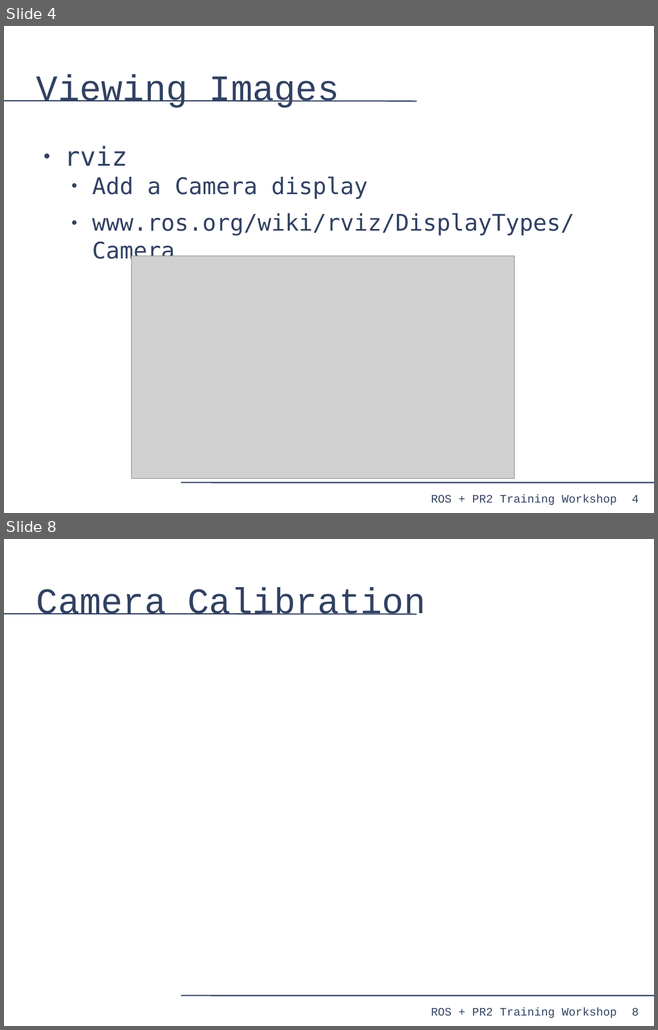
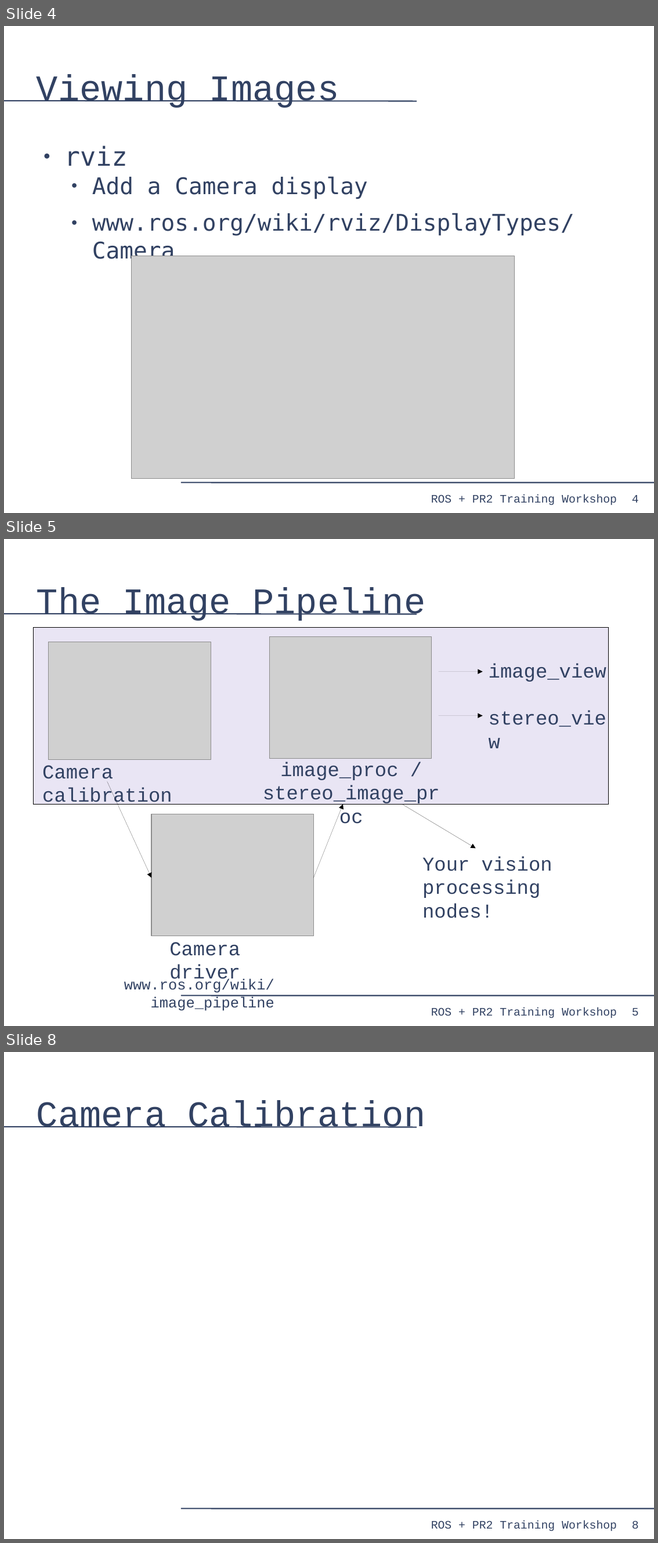
Before and after one commit to PR2/pr2_docs, a slide deck: pr2_training_workshop/processing_camera_data/slides.odp. Shown one above the other, each under a label of ours: slides 4 and 8 before the commit, slides 4, 5 and 8 after it; the slides between them are not shown. The pictures are 658x1030 and 658x1543 pixels, drawn with LibreOffice and Linux fonts; fonts in the diff are those of the drawing; grey boxes stand for pictures. Boxes give left, top, right and bottom in pixels: in the first picture for what was removed or moved away, otherwise in the second. Text is boxed around its words. In the diff, an @@ line names an element or a change of style, - is before the commit and + after.

Commit message:
processing_camera_data: image_pipeline diagram.

```diff
--- a/pr2_training_workshop/processing_camera_data/slides.odp
+++ b/pr2_training_workshop/processing_camera_data/slides.odp
@@ slide 5 added at [4,539,654,1026], background #FFFFFF; not listed: 4 template elements that a slide beside it also shows @@
@@ title added at [36,588,425,621], 44 pt, text #314162 @@
+The Image Pipeline
@@ rectangle added at [34,627,608,804], fill #280099 at 10% opacity, outline #000000 0 pt @@
@@ picture added at [48,642,211,760] @@
@@ picture added at [269,637,431,758] @@
@@ arrow added from (438, 672) to (482, 672), #000000 0 pt @@
@@ text added at [488,663,606,727], 24 pt, text #314162 @@
+image_view
+stereo_view
@@ arrow added from (438, 716) to (482, 716), #000000 0 pt @@
@@ text added at [263,762,440,805], 24 pt, text #314162 @@
+image_proc / stereo_image_proc
@@ text added at [42,765,172,807], 24 pt, text #314162 @@
+Camera calibration
@@ arrow added from (107, 782) to (151, 878), #000000 0 pt @@
@@ picture added at [151,815,314,936] @@
@@ arrow added from (314, 878) to (343, 804), #000000 0 pt @@
@@ arrow added from (402, 804) to (476, 849), #000000 0 pt @@
@@ text added at [422,856,552,918], 24 pt, text #314162 @@
+Your vision processing nodes!
@@ text added at [169,942,240,984], 24 pt, text #314162 @@
+Camera driver
@@ text added at [124,979,274,1011], 18 pt, text #314162 @@
+www.ros.org/wiki/image_pipeline
```
Also in this commit, not shown: 7 slides changed, 1 slide removed.
